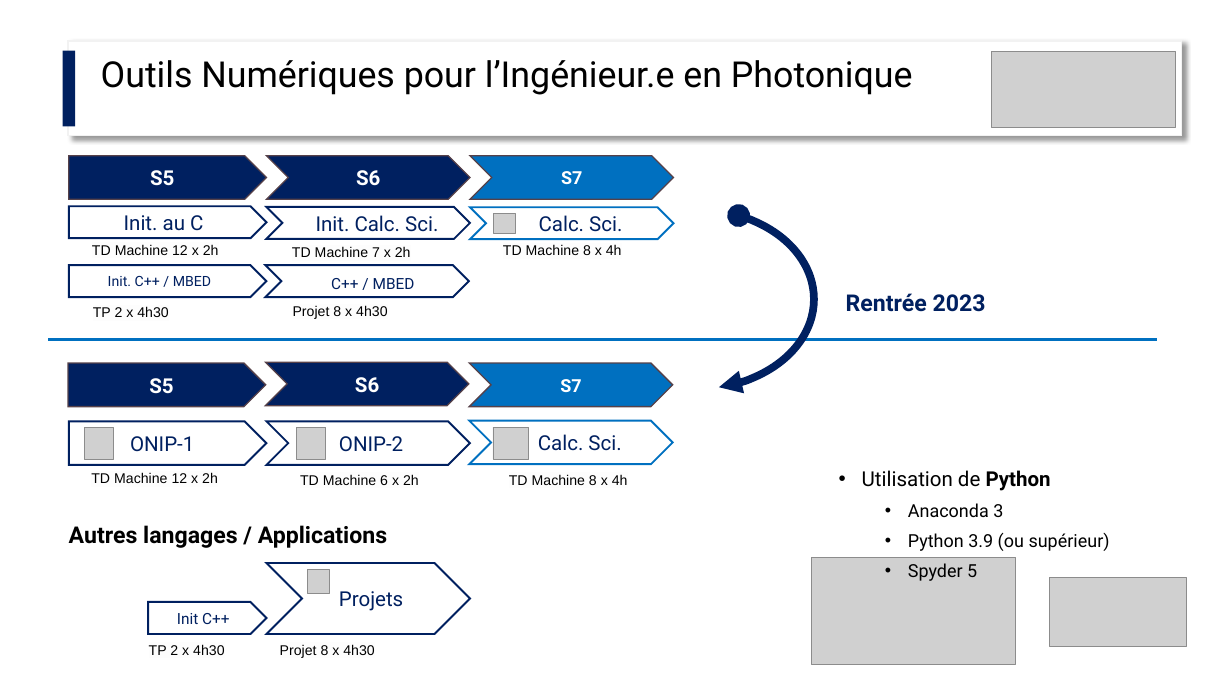
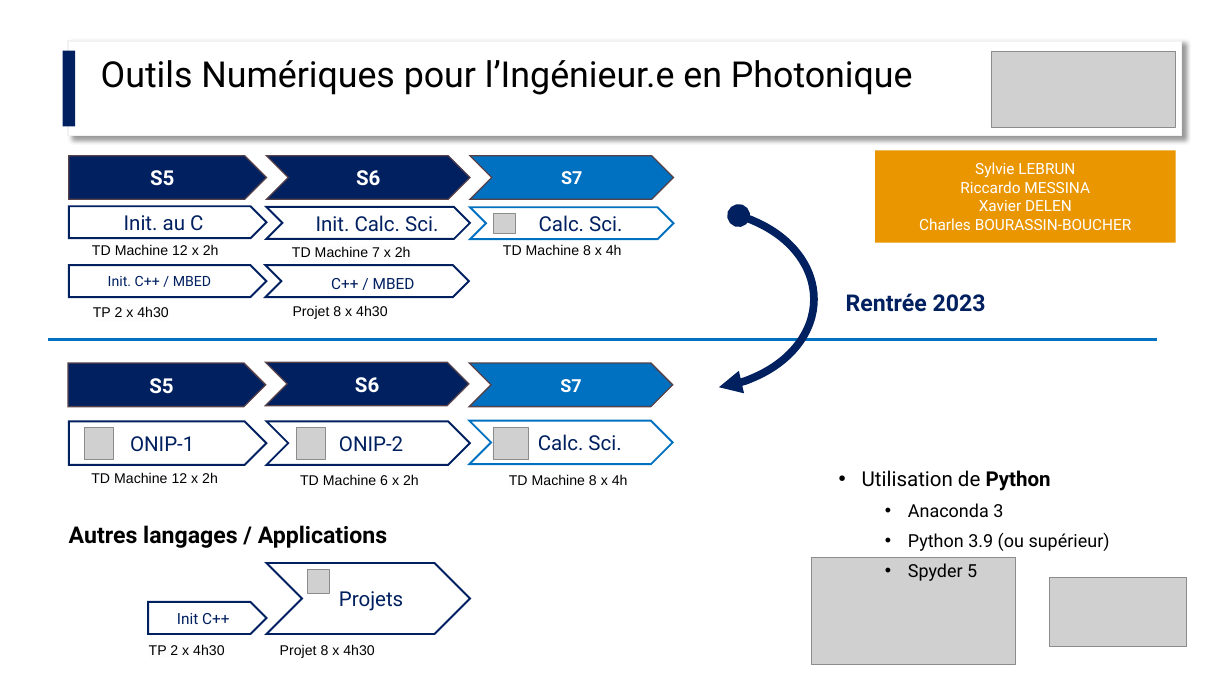
Before and after one commit to jvillemejane/jvillemejane, a slide deck: slide 10 of Presentations/2024_COPERF_Informatique.pptx (slide 12 before the commit). Drawn at 1232x693 pixels with LibreOffice and Linux fonts; fonts in the diff are those of the drawing; grey boxes stand for pictures; background and template pictures are left out. Boxes give left, top, right and bottom in pixels: in the first picture for what was removed or moved away, otherwise in the second. Text is boxed around its words. In the diff, an @@ line names an element or a change of style, - is before the commit and + after.

```diff
--- a/Presentations/2024_COPERF_Informatique.pptx
+++ b/Presentations/2024_COPERF_Informatique.pptx
@@ rectangle added at (875,151,1176,243), fill #EA9600, 12 pt, text #FFFFFF @@
+Sylvie LEBRUN
+Riccardo MESSINA
+Xavier DELEN
+Charles BOURASSIN-BOUCHER
```
Also in this commit, not shown: 8 other slides changed, 1 slide added, 4 slides removed, 1 other file.
